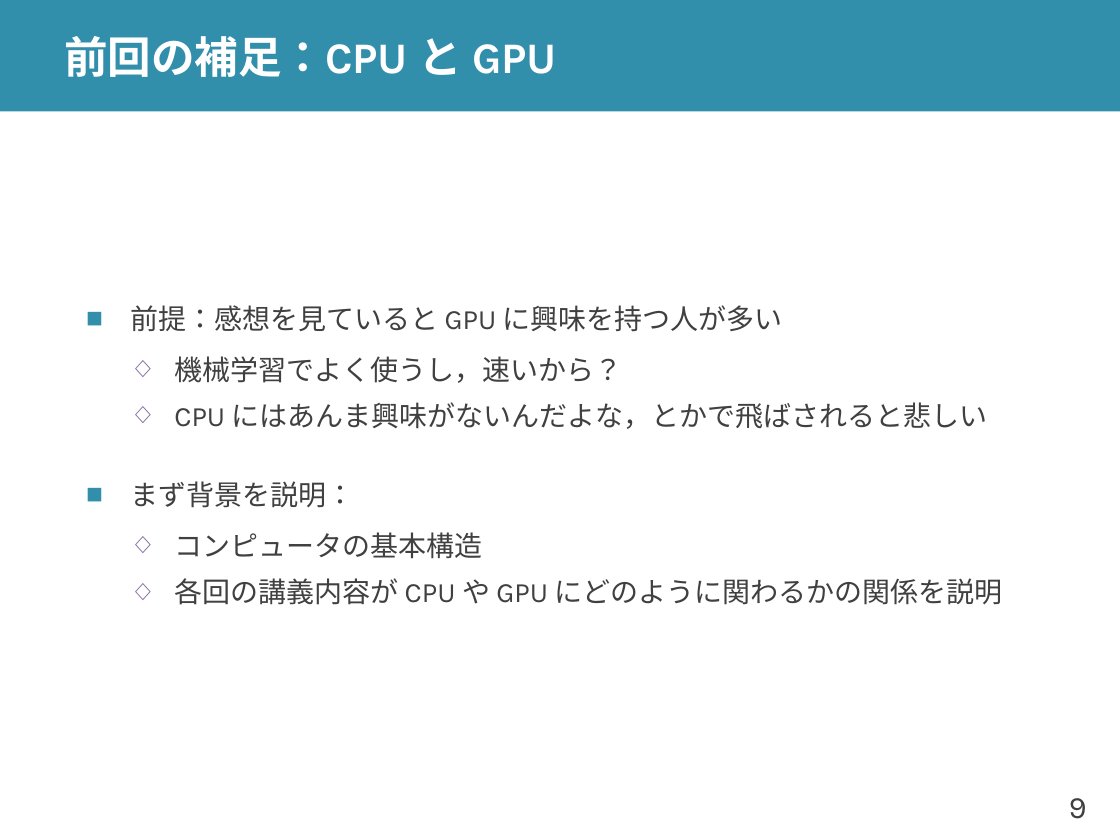
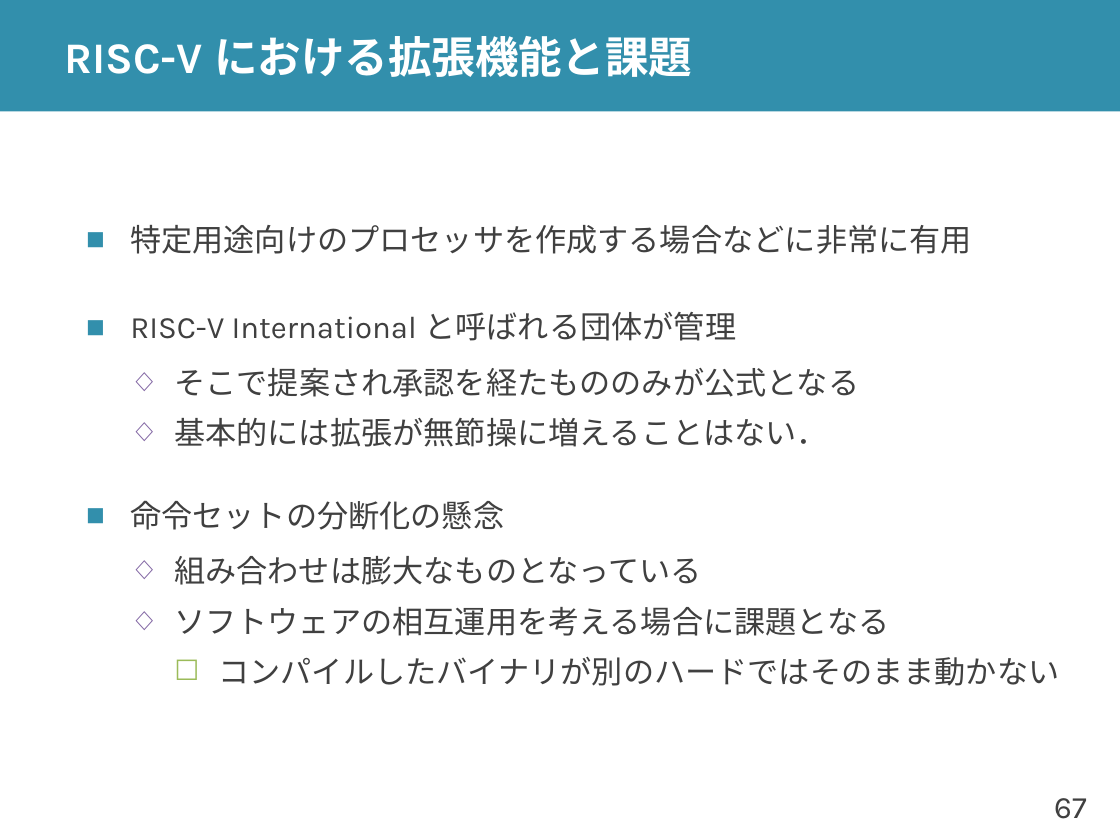
Before and after one commit to shioyadan/advanced-computer-organization, a slide deck: slide 67 of aco-shioya-01.pptx (slide 9 before the commit). Drawn at 1120x840 pixels with LibreOffice and Linux fonts; fonts in the diff are those of the drawing. Boxes give left, top, right and bottom in pixels: in the first picture for what was removed or moved away, otherwise in the second. Text is boxed around its words. In the diff, an @@ line names an element or a change of style, - is before the commit and + after.

```diff
--- a/aco-shioya-01.pptx
+++ b/aco-shioya-01.pptx
@@ title at (x1=64, y1=36, x2=692, y2=77): text changed @@
-前回の補足：CPU と GPU
+RISC-V における拡張機能と課題
@@ text at (x1=130, y1=225, x2=1059, y2=686): text changed; size 18 to 20 pt @@
-■ 前提：感想を見ていると GPU に興味を持つ人が多い
-  ◇ 機械学習でよく使うし，速いから？
-  ◇ CPU にはあんま興味がないんだよな，とかで飛ばされると悲しい
-■ まず背景を説明：
-  ◇ コンピュータの基本構造
-  ◇ 各回の講義内容が CPU や GPU にどのように関わるかの関係を説明
+■ 特定用途向けのプロセッサを作成する場合などに非常に有用
+■ RISC-V International と呼ばれる団体が管理
+  ◇ そこで提案され承認を経たもののみが公式となる
+  ◇ 基本的には拡張が無節操に増えることはない．
+■ 命令セットの分断化の懸念
+  ◇ 組み合わせは膨大なものとなっている
+  ◇ ソフトウェアの相互運用を考える場合に課題となる
+    ☐ コンパイルしたバイナリが別のハードではそのまま動かない
@@ page number at (x1=1054, y1=798, x2=1086, y2=819): text changed @@
-9
+67
```
Also in this commit, not shown: 7 other slides changed, 4 slides added, 10 slides removed.
